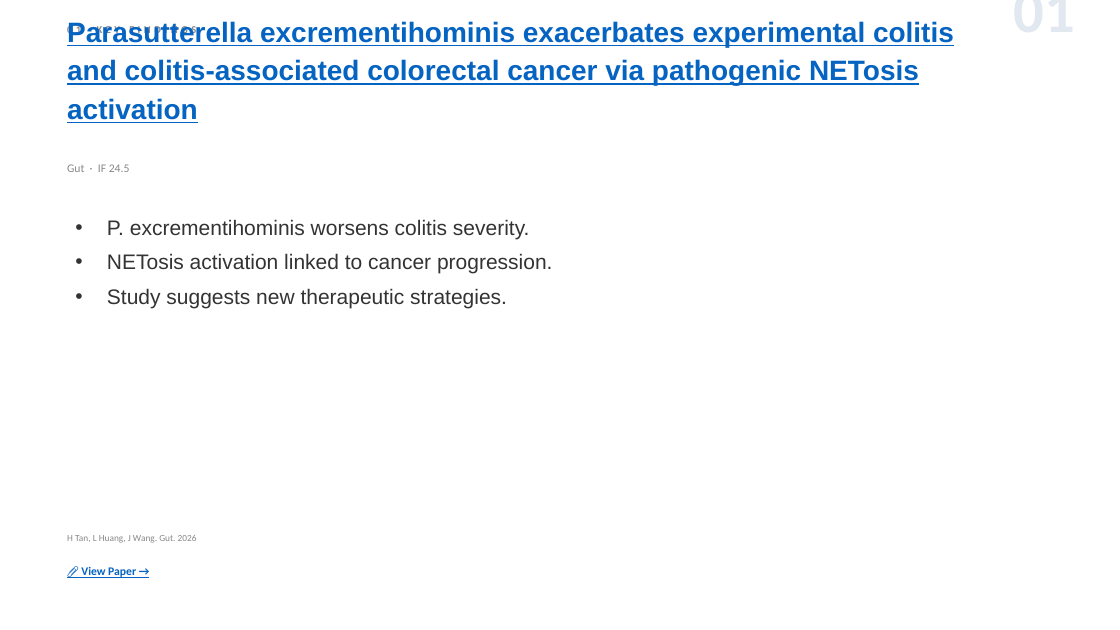
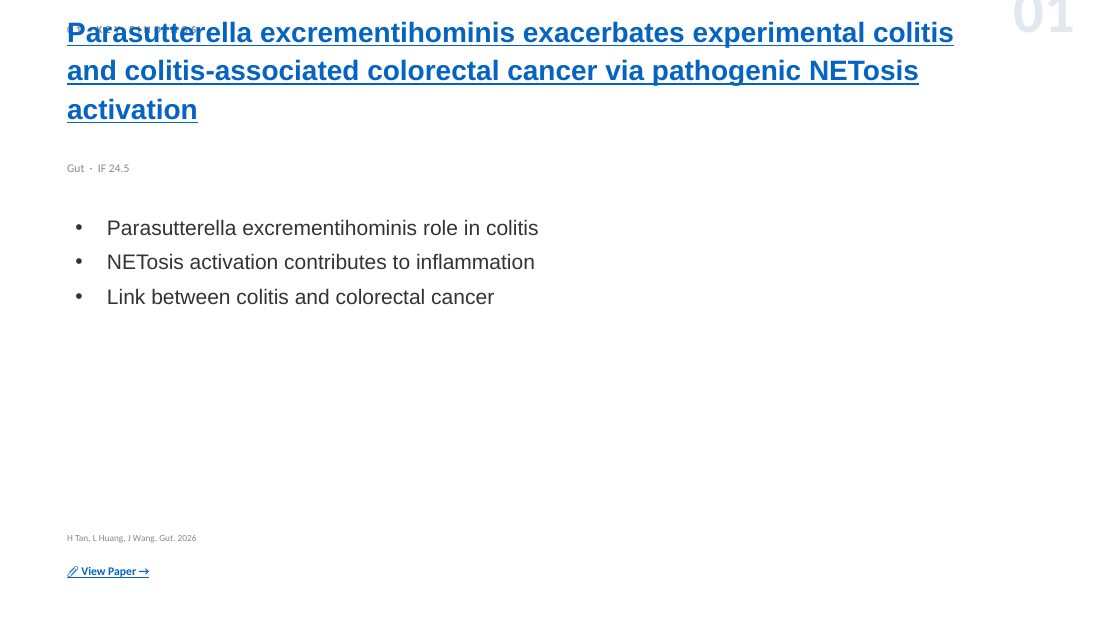
Before and after one commit to jejenhu-maker/colorectal-weekly-digest, a slide deck: slide 3 of docs/digest-en.pptx. Drawn at 1120x630 pixels with LibreOffice and Linux fonts; fonts in the diff are those of the drawing. Boxes give left, top, right and bottom in pixels: in the first picture for what was removed or moved away, otherwise in the second. Text is boxed around its words. In the diff, an @@ line names an element or a change of style, - is before the commit and + after.

```diff
--- a/docs/digest-en.pptx
+++ b/docs/digest-en.pptx
@@ text at (107,219,538,304): text changed @@
-• P. excrementihominis worsens colitis severity.
-• NETosis activation linked to cancer progression.
-• Study suggests new therapeutic strategies.
+• Parasutterella excrementihominis role in colitis
+• NETosis activation contributes to inflammation
+• Link between colitis and colorectal cancer
```
Also in this commit, not shown: 12 other slides changed, 1 slide added, 1 slide removed, 2 other files.
